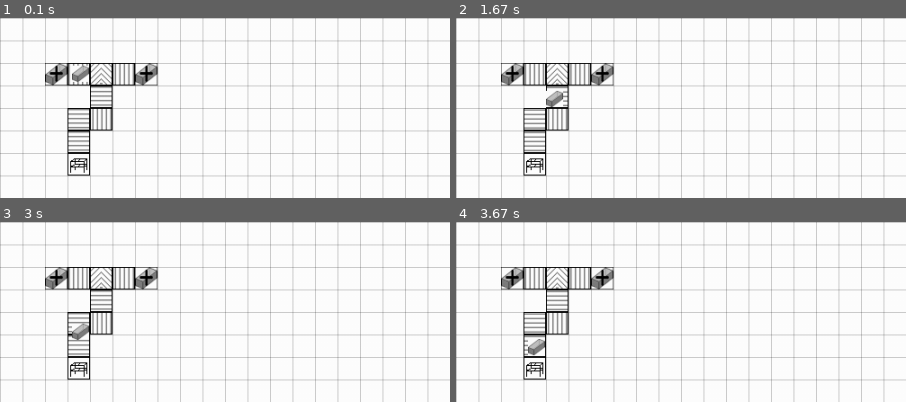
Above: before the commit, frames 1-4 (two rows, left to right).
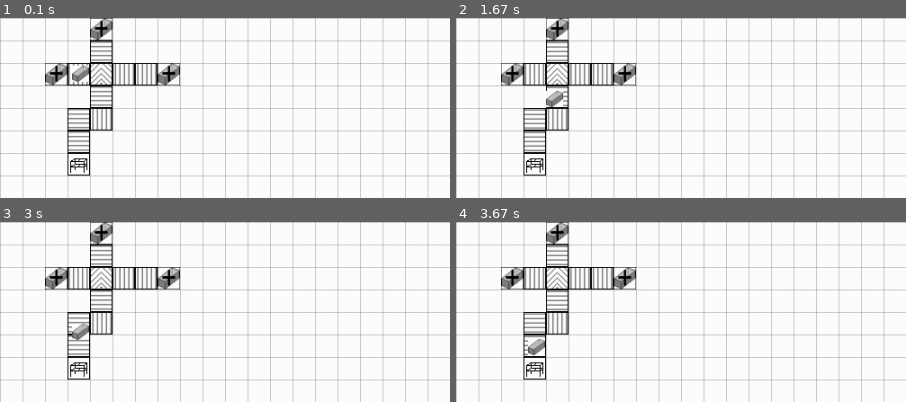
Above: after the commit, the same moments.

Repository: TobiasScheuer/PyGame-Simulations-other
Game: pygame game, started from FactorySim.py
Same seed, same stepped clock (60 frames per second), same inputs: the game is played once before the commit and once after it.
Inputs:
- Up to frame 1 (0.1 s): no input
- Up to frame 2 (1.67 s): no input
- Up to frame 3 (3 s): no input
- Up to frame 4 (3.67 s): no input
The pictures show only the part of the screen within x 0-50%, y 0-50%; the shares and areas given below are measured in that part.

The runs differ from the first frame. In frame 1, 1.9% of the frame differs, in the area x 20-40%, y 0-38%; in frame 2, 2.0%; in frame 3, 1.9%; in frame 4, 2.0%.

Commit message:
feat: Addec method to check coordinates for errors/double placement. reworked rollerConv. instanciation to use a list of coordinates and a loop. FIX: BoxAdder Box spawning

Diff:
--- a/FactorySim.py
+++ b/FactorySim.py
@@ -41,6 +41,14 @@
 PRODUCTS = list()
 IDS = dict()
 
+
+class PlacementError(Exception):
+	def __init__(self, machinetype):
+		machine = str(machinetype)
+		machine = machine.split('.')[1]
+		machine = machine.split('\'')[0]
+		print("Can't place " + machine + " here, there is something in the way!")
+
 def generate_ID():
 	ID = str(random.randint(1,9999))
 	while ID in IDS.keys:
@@ -49,18 +57,21 @@
 		ID = "0" + ID
 	return ID
 
-class PlacementError(Exception):
-	def __init__(self, machinetype):
-		machine = str(machinetype)
-		machine = machine.split('.')[1]
-		machine = machine.split('\'')[0]
-		print("Can't place " + machine + " here, there is something in the way!")
+def check_coordinates(coordinates):
+	if coordinates[0] < 0 or coordinates[0] > WIDTH:
+		raise PlacementError
+	elif coordinates[1] < 0 or coordinates[1] > HEIGHT:
+		raise PlacementError
+	for i, entity in enumerate(LOGISTICS+MACHINES):
+		if coordinates == entity.coordinates:
+			raise PlacementError
 
 class Resources:
 	"""
 	doc
 	"""
 	def __init__(self, coordinates, ID):
+		check_coordinates(coordinates)
 		self.coordinates = coordinates
 		self.ID = ID
 		self.input_rect = list()		# a list of 25x3 rect
@@ -121,16 +132,20 @@
 	def update(self):
 		counter = 0
 		for i, logistic in enumerate(LOGISTICS):
-			if self.output_rect[0] in logistic.input_rect:
+			coordinates = (0,0)
+			if self.orientation == "horizontal":
+				if self.output_rect[0] in logistic.input_rect:	# right output
+					coordinates = (self.output_rect[0][0], self.output_rect[0][1] )
+				elif self.output_rect[1] in logistic.input_rect:
+					coordinates = (self.output_rect[1][0]-19, self.output_rect[1][1] )
+			else:			#vertical
+				if self.output_rect[0] in logistic.input_rect:	# top output
+					coordinates = (self.output_rect[0][0], self.output_rect[0][1] )
+				elif self.output_rect[1] in logistic.input_rect:
+					coordinates = (self.output_rect[1][0], self.output_rect[1][1]-19 )
+			if coordinates != (0,0):
 				ID = generate_ID
-				newBox = Box((self.output_rect[0][0],self.output_rect[0][1] ), ID)
-				PRODUCTS.append(newBox)
-				IDS[ID] = type(newBox)
-				counter += 1
-			elif self.output_rect[1] in logistic.input_rect:
-				ID = generate_ID
-
-				newBox = Box((self.output_rect[1][0]-19,self.output_rect[1][1] ), ID)
+				newBox = Box(coordinates, ID)
 				PRODUCTS.append(newBox)
 				IDS[ID] = type(newBox)
 				counter += 1
@@ -237,9 +252,31 @@
 			elif len(self.input_rect) == 2:
 				pass
 			elif len(self.input_rect) == 3:
-				print(self.input_rect)
 				if isinstance(self, TIntersection):
-					possible_interfaces = []
+					poss1 = pygame.Rect(self.coordinates[0]-1, self.coordinates[1], 3, 25)
+					poss2 = pygame.Rect(self.coordinates[0]+24, self.coordinates[1], 3, 25)
+					poss3 = pygame.Rect(self.coordinates[0], self.coordinates[1]-1, 25, 3)
+					poss4 = pygame.Rect(self.coordinates[0], self.coordinates[1]+24, 25, 3)
+					possible_interfaces = [poss1, poss2, poss3, poss4]
+					for i in range(0,4):
+						if not possible_interfaces[i] in self.input_rect:
+							self.output_rect.append(possible_interfaces[i])
+							if i == 0:
+								self.direction = "left"
+								self.image = pygame.transform.rotate(self.image, 90)
+								self.image1 = pygame.transform.rotate(self.image1, 90)
+							elif i == 1:
+								self.direction = "right"
+								self.image = pygame.transform.rotate(self.image, 270)
+								self.image1 = pygame.transform.rotate(self.image1, 270)
+							elif i == 2:
+								self.direction = "up"
+								#image correct orientation from loading
+							else:
+								self.direction = "down"
+								self.image = pygame.transform.flip(self.image, False, True)
+								self.image1 = pygame.transform.flip(self.image1, False, True)
+							break
 			else:
 				print('error1')
 				# TODO: create actual error
@@ -275,7 +312,7 @@
 
 class TIntersection(RollerConveyor):
 	"""
-	2/3 inputs, 1 output, if 2 inputs direction needs to be specified (otherwise None for automatic orientation)
+	2/3 inputs, 1 output, if 2 inputs direction needs to be specified (otherwise type None for automatic orientation)
 	"""
 	def __init__(self,coordinates, ID, direction):
 		super().__init__(coordinates, ID)
@@ -301,7 +338,8 @@
 			output_interface = pygame.Rect((coordinates[0]+24, coordinates[1]), (3,25))
 			self.image = pygame.transform.rotate(self.image, 90)
 			self.image1 = pygame.transform.rotate(self.image1, 90)
-		self.output_rect.append(output_interface)
+		if direction != None:
+			self.output_rect.append(output_interface)
 		self.get_interfaces()
 		self.check_orientation()	# can only be called here since in class __init__ the images are not yet set
 
@@ -404,44 +442,36 @@
 	box_adder1 = BoxAdder((50,50), "horizontal", "0000")
 	MACHINES.append(box_adder1)
 	IDS["0000"] = type(box_adder1)
-	box_adder2 = BoxAdder((150,50), "horizontal", "0001")
+	box_adder2 = BoxAdder((175,50), "horizontal", "0001")
 	MACHINES.append(box_adder2)
 	IDS["0001"] = type(box_adder2)
+	box_adder3 = BoxAdder((100,0), "vertical", "0002")
+	MACHINES.append(box_adder3)
+	IDS["0002"] = type(box_adder3)
 	storage1 = StorageUnit((75,150), "1000")
 	MACHINES.append(storage1)
 	IDS["1000"] = type(storage1)
 
-	roller1 = RollerConveyor((75,50), "0010")
-	LOGISTICS.append(roller1)
-	IDS["0010"] = type(roller1)
-	TIntersection1 = TIntersection((100,50), "0020", "down")
+	roller_coordinates = [(75,50), (100,75), (100,100), (75,100), (75,125), (125,50), (100,25), (150,50)]
+	for i in range(0,len(roller_coordinates)):
+		ID = generate_ID
+		new_roller = RollerConveyor(roller_coordinates[i], ID)
+		LOGISTICS.append(new_roller)
+		IDS[ID] = type(new_roller)
+	ID = generate_ID
+	TIntersection1 = TIntersection((100,50), ID, None)
 	LOGISTICS.append(TIntersection1)
-	IDS["0020"] = type(TIntersection1)
-	roller3 = RollerConveyor((100,75), "0030")
-	LOGISTICS.append(roller3)
-	IDS["0030"] = type(roller3)
-	roller4 = RollerConveyor((100,100), "0040")
-	LOGISTICS.append(roller4)
-	IDS["0040"] = type(roller4)
-	roller5 = RollerConveyor((75,100), "0050")
-	LOGISTICS.append(roller5)
-	IDS["0050"] = type(roller5)
-	roller6 = RollerConveyor((75,125), "0060")
-	LOGISTICS.append(roller6)
-	IDS["0060"] = type(roller6)
-	roller7 = RollerConveyor((125,50), "0070")
-	LOGISTICS.append(roller7)
-	IDS["0070"] = type(roller7)
-
-	box1 = Box((75,50), "0100")
+	IDS[ID] = type(TIntersection1)
+	ID = generate_ID
+	box1 = Box((75,50), ID)
 	PRODUCTS.append(box1)
-	IDS["0100"] = type(box1)
+	IDS[ID] = type(box1)
 	BOXTIMER, t = pygame.USEREVENT+1, 4000
 	pygame.time.set_timer(BOXTIMER, t)
 	caption = 'FactorySim'
 	pygame.display.set_caption(caption)
 	counter = 0
-	for j in range(0,len(LOGISTICS)+1):
+	for j in range(0,len(LOGISTICS)+3):
 		for i,entity in enumerate(LOGISTICS):
 			entity.get_interfaces()
 			entity.check_orientation()
